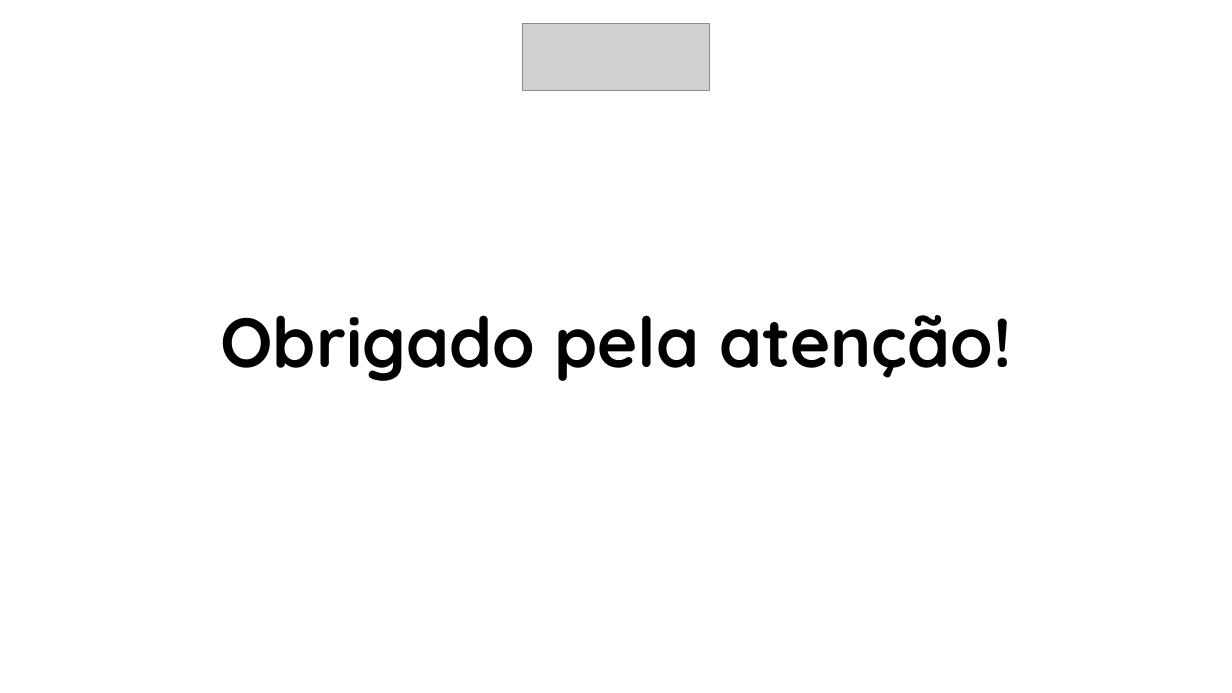
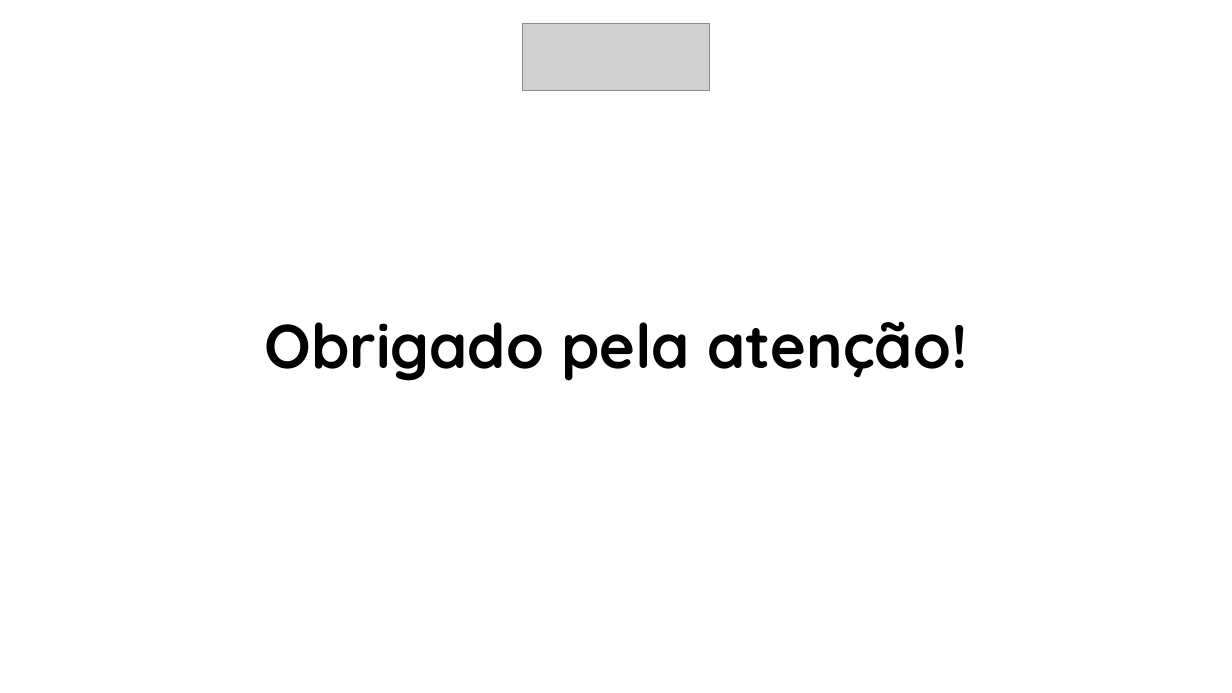
Before and after one commit to HedroPedro/TCC-HealthPlusPLus, a slide deck: slide 15 of Trabalho Escrito & Banco de Dados/Trabalho de Conclusão de Curso - Health++.pptx. Drawn at 1232x693 pixels with LibreOffice and Linux fonts; fonts in the diff are those of the drawing; grey boxes stand for pictures; background and template pictures are left out. Boxes give left, top, right and bottom in pixels: in the first picture for what was removed or moved away, otherwise in the second. Text is boxed around its words. In the diff, an @@ line names an element or a change of style, - is before the commit and + after.

```diff
--- a/Trabalho Escrito & Banco de Dados/Trabalho de Conclusão de Curso - Health++.pptx
+++ b/Trabalho Escrito & Banco de Dados/Trabalho de Conclusão de Curso - Health++.pptx
@@ title "Obrigado pela atenção!" at (264,321,968,381): size 54 to 48 pt @@
```
Also in this commit, not shown: 9 other slides changed, 1 other file.
